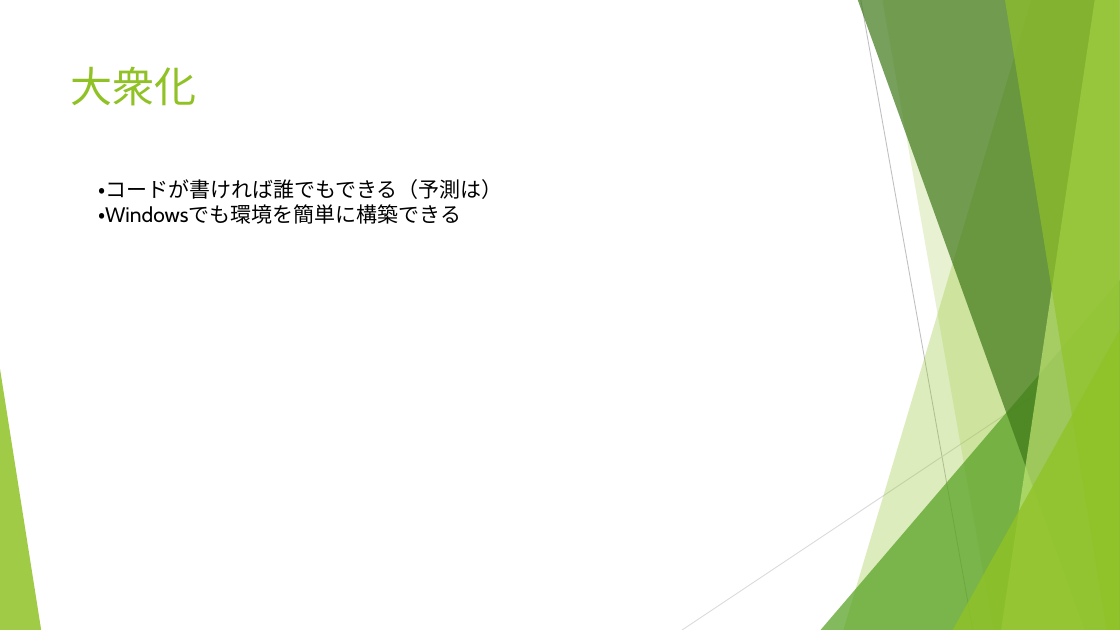
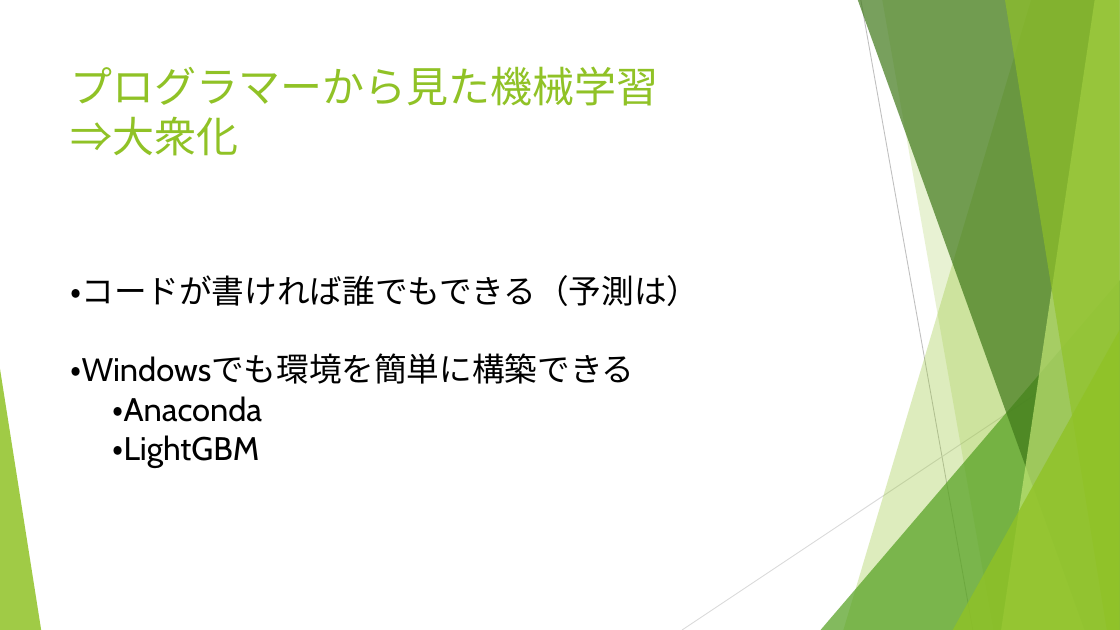
Before and after one commit to backonhighway/kaggle_recruit, a slide deck: slide 18 of 猫でもわかるKaggle.pptx (slide 16 before the commit). Drawn at 1120x630 pixels with LibreOffice and Linux fonts; fonts in the diff are those of the drawing. Boxes give left, top, right and bottom in pixels: in the first picture for what was removed or moved away, otherwise in the second. Text is boxed around its words. In the diff, an @@ line names an element or a change of style, - is before the commit and + after.

```diff
--- a/猫でもわかるKaggle.pptx
+++ b/猫でもわかるKaggle.pptx
@@ title at (x1=71, y1=66, x2=659, y2=156): text changed @@
-大衆化
+プログラマーから見た機械学習
+⇒大衆化
@@ text "・コードが書ければ誰でもできる（予測は）" moved from (x1=98, y1=179, x2=503, y2=224) to (x1=70, y1=275, x2=699, y2=468) @@
@@ text at (x1=70, y1=275, x2=699, y2=384): size 18 to 28 pt in "・コードが書ければ誰でもできる（予測は）", "・Windowsでも環境を簡単に構築できる" @@
@@ text at (x1=112, y1=396, x2=262, y2=468): paragraphs added @@
+・Anaconda
+・LightGBM
```
Also in this commit, not shown: 4 other slides changed, 5 slides added, 3 slides removed.
